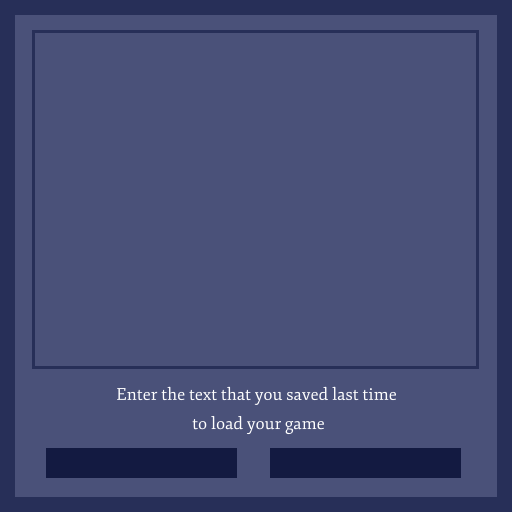
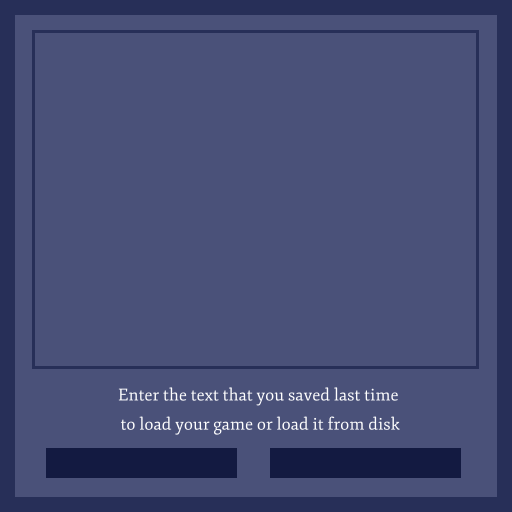
Revision of a layered 512 × 512 image; what changed, layer by layer:
painted on "Copy of Paint Layer 1" over box(117, 386, 400, 435)
painted on "Background" over box(117, 386, 400, 435)
